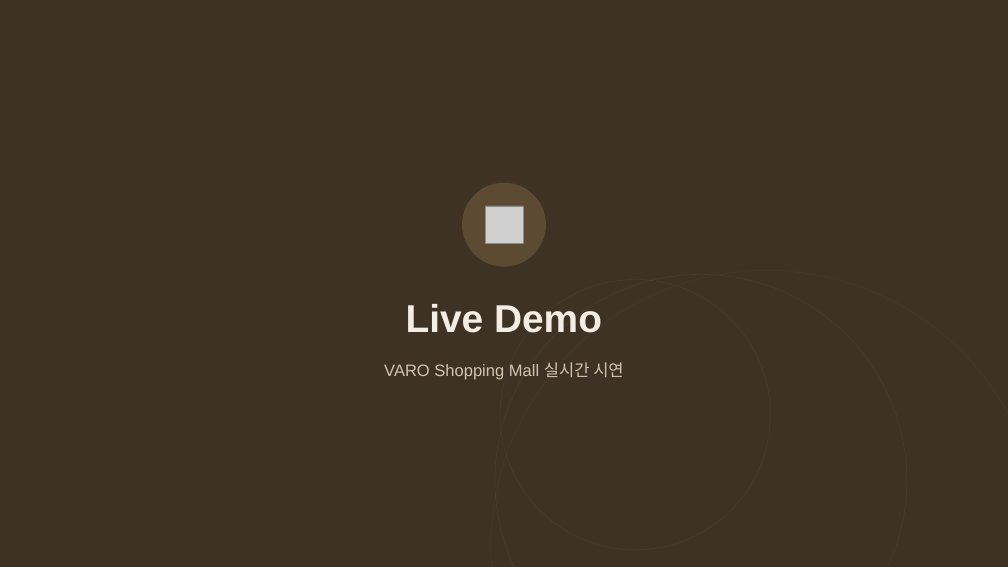
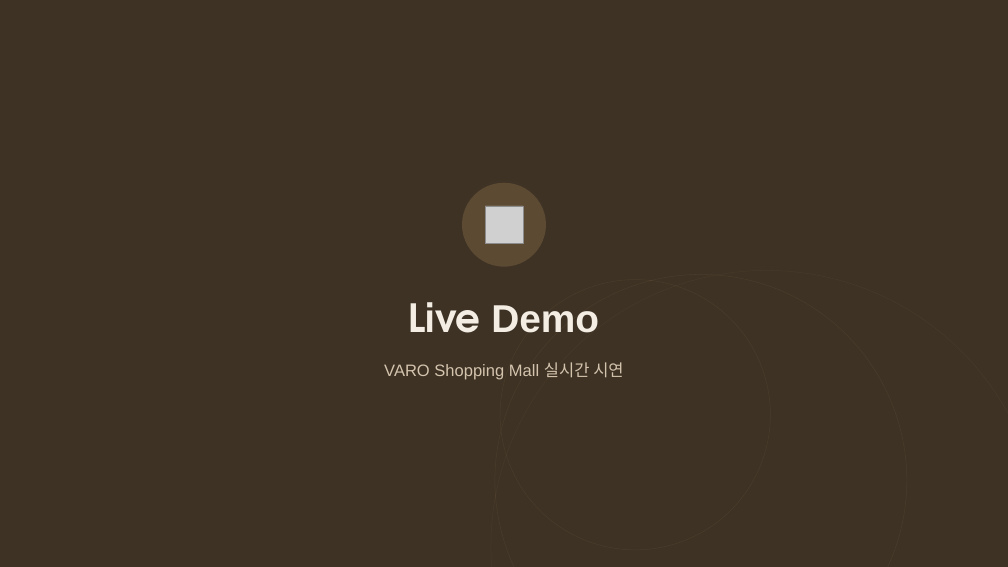
Before and after one commit to HaYul0611/varo-shopping-mall, a slide deck: slide 15 of tmp/프로젝트 제출양식/VARO_ShoppingMall.pptx. Drawn at 1008x567 pixels with LibreOffice and Linux fonts; fonts in the diff are those of the drawing; grey boxes stand for pictures. Boxes give left, top, right and bottom in pixels: in the first picture for what was removed or moved away, otherwise in the second. Text is boxed around its words. In the diff, an @@ line names an element or a change of style, - is before the commit and + after.

```diff
--- a/tmp/프로젝트 제출양식/VARO_ShoppingMall.pptx
+++ b/tmp/프로젝트 제출양식/VARO_ShoppingMall.pptx
@@ text "Live Demo" at <box>409,302,599,333</box>: font Arial to TeX Gyre Adventor in "Live" @@
```
Also in this commit, not shown: 10 other slides changed, 32 other files.
